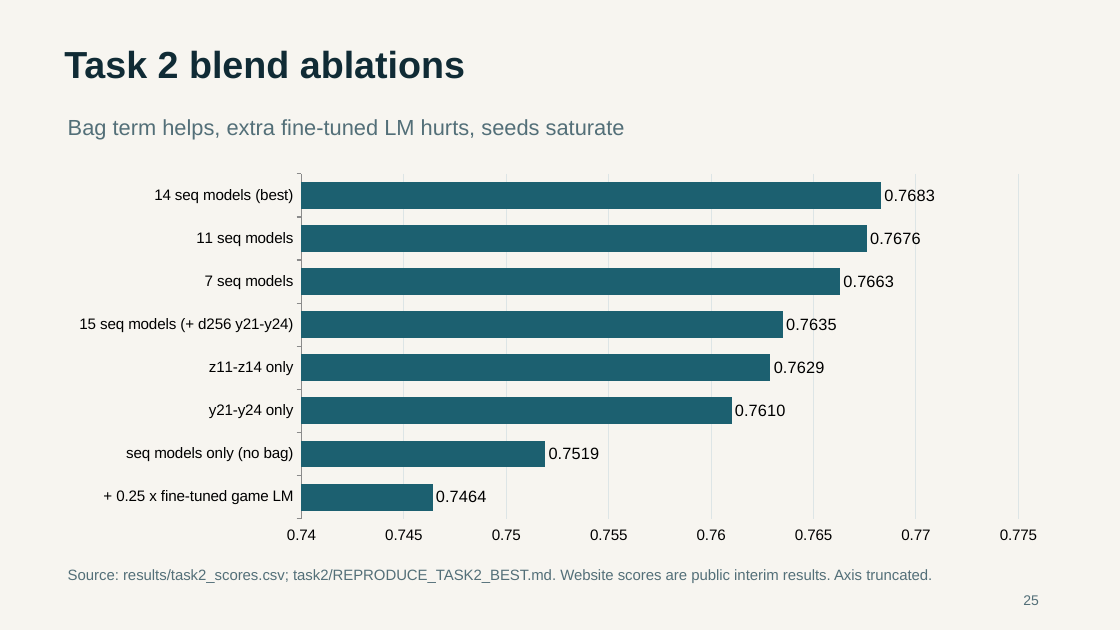
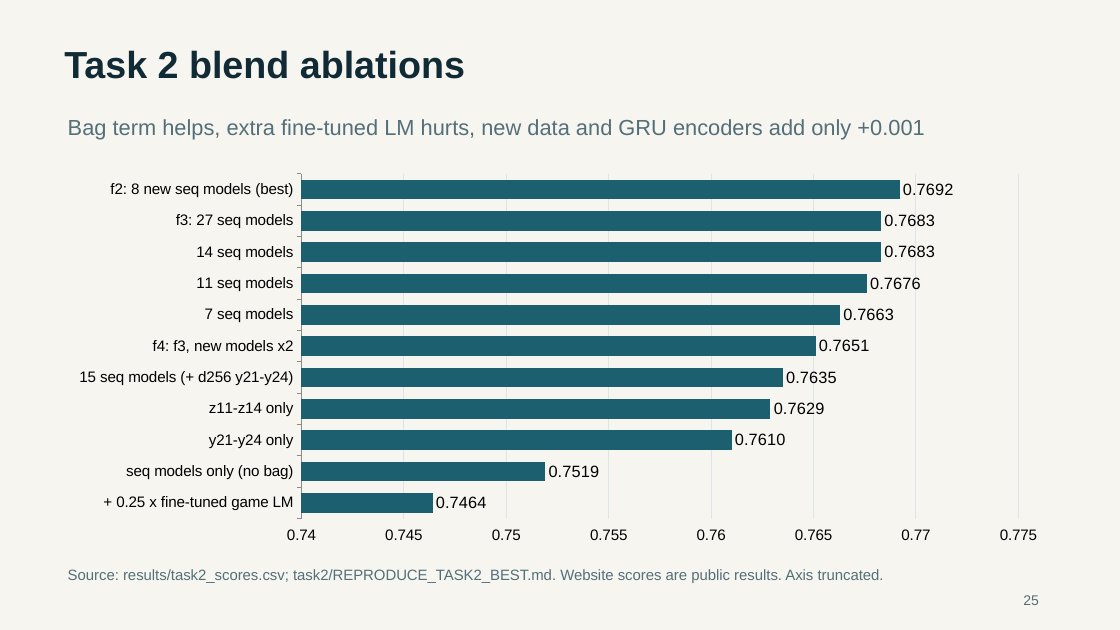
Before and after one commit to goog-msft-fb-nflx-nvda-aapl/stat5011-go-player-identification, a slide deck: slide 25 of slides/STAT5011_Final_Presentation.pptx. Drawn at 1120x630 pixels with LibreOffice and Linux fonts; fonts in the diff are those of the drawing. Boxes give left, top, right and bottom in pixels: in the first picture for what was removed or moved away, otherwise in the second. Text is boxed around its words. In the diff, an @@ line names an element or a change of style, - is before the commit and + after.

Commit message:
Update Task 2 to final result f2 (0.7692): report, slides, figures, scores, reproduction files

```diff
--- a/slides/STAT5011_Final_Presentation.pptx
+++ b/slides/STAT5011_Final_Presentation.pptx
@@ text at box(68, 119, 924, 140): text changed @@
-Bag term helps, extra fine-tuned LM hurts, seeds saturate
+Bag term helps, extra fine-tuned LM hurts, new data and GRU encoders add only +0.001
@@ bar chart at box(60, 166, 1058, 551) @@
-categories: + 0.25 x fine-tuned game LM, seq models only (no bag), y21-y24 only, z11-z14 only, 15 seq models (+ d256 y21-y24), 7 seq models, 11 seq models, 14 seq models (best)
+categories: + 0.25 x fine-tuned game LM, seq models only (no bag), y21-y24 only, z11-z14 only, 15 seq models (+ d256 y21-y24), f4: f3, new models x2, 7 seq models, 11 seq models, 14 seq models, f3: 27 seq models, f2: 8 new seq models (best)
-Series 1: 0.7464, 0.7519, 0.761, 0.7629, 0.7635, 0.7663, 0.7676, 0.7683
+Series 1: 0.7464, 0.7519, 0.761, 0.7629, 0.7635, 0.7651, 0.7663, 0.7676, 0.7683, 0.7683, 0.7692
@@ text at box(68, 569, 884, 583): text changed @@
-Source: results/task2_scores.csv; task2/REPRODUCE_TASK2_BEST.md. Website scores are public interim results. Axis truncated.
+Source: results/task2_scores.csv; task2/REPRODUCE_TASK2_BEST.md. Website scores are public results. Axis truncated.
```
Also in this commit, not shown: 6 other slides changed, 39 other files.
